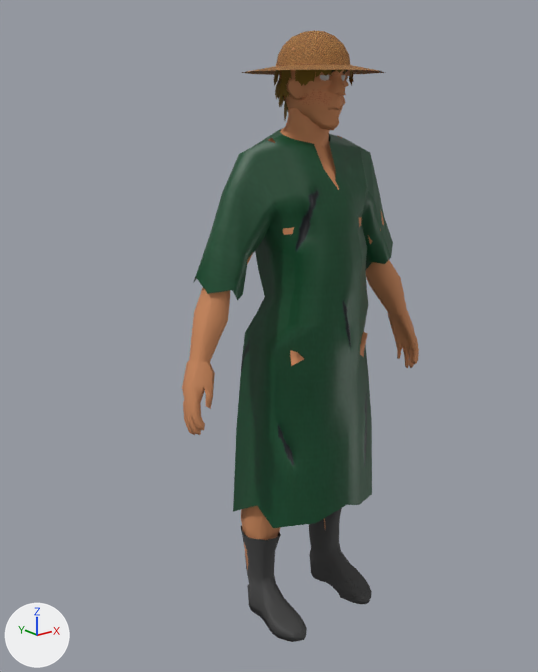
The FBX model Assets/Models/Male_Villager_2/Male_Villager_2.fbx as it was, and as the next commit left it.
Camera for both pictures: a 50 mm lens placed at (-1.652, -1.844, 1.842), pointed at (-0.1, 0.096, 1.066). Lighting does not change. The marker at lower left points along +X, +Y and +Z. Where no turn or scale is listed for an object, it has been applied to the vertices. Vertices at the same position are counted once.

Script lines for the objects in view, before the commit:
```python
ob_male_villager2_head = bpy.data.objects.new('Male_Villager2_Head', me_mesh_007)
ob_male_villager2_head.location = (0.0, -0.014, 1.899)
ob_male_villager2_left_arm_part_1 = bpy.data.objects.new('Male_Villager2_Left_Arm_Part_1', me_mesh_013)
ob_male_villager2_left_arm_part_1.location = (-0.202, 0.013, 1.603)
ob_male_villager2_left_arm_part_2 = bpy.data.objects.new('Male_Villager2_Left_Arm_Part_2', me_mesh_014)
ob_male_villager2_left_arm_part_2.location = (-0.326, 0.047, 1.304)
ob_male_villager2_right_arm_part_1 = bpy.data.objects.new('Male_Villager2_Right_Arm_Part_1', me_mesh_011)
ob_male_villager2_right_arm_part_1.location = (0.202, 0.013, 1.603)
ob_male_villager2_right_arm_part_2 = bpy.data.objects.new('Male_Villager2_Right_Arm_Part_2', me_mesh_012)
ob_male_villager2_right_arm_part_2.location = (0.326, 0.047, 1.304)
ob_male_villager2_robe = bpy.data.objects.new('Male_Villager2_Robe', me_mesh_015)
ob_male_villager2_robe.location = (-0.001, 0.017, 1.398)
# also in view: 'Villager_2_Left_Boot' at (-0.162, -0.02, 0.166); 'Villager2_Left_Leg_Part_2' at (-0.156, 0.064, 0.337); 'Male_Villager2_Hair' at (0.003, -0.002, 1.878); 'Male_Villager2_Hat' at (0.0, 0.0, 1.993); 'Villager_2_Right_Boot' at (0.162, -0.02, 0.166)
```
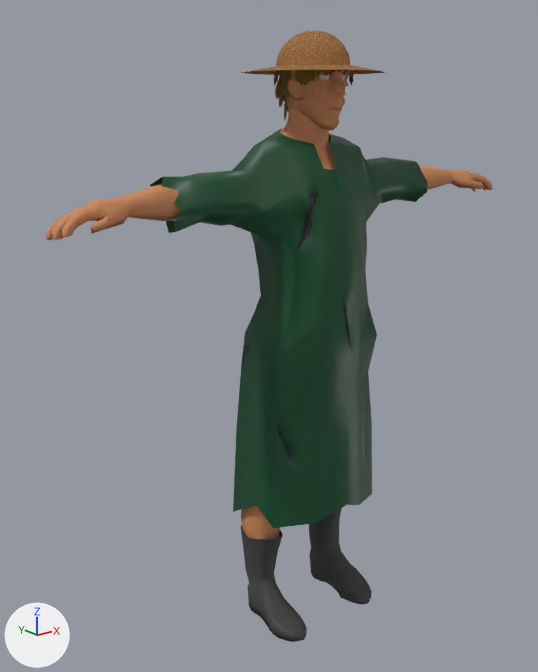
The newer file is also rescaled (x0.955) as a whole; pictures and numbers use the older file's frame.

Location of each change, [x1, y1, x2, y2] in pixels of the pictures (538 x 672 px; the box of a moved part takes in the faces that stretch with it):
'Male_Villager2_Robe', reshaped (39% wider)
    before: [193, 128, 393, 528]
    after: [150, 128, 428, 528]
'Male_Villager2_Left_Arm_Part_2', mesh turned
    before: [182, 288, 230, 435]
    after: [46, 185, 181, 240]
'Male_Villager2_Right_Arm_Part_2', mesh turned
    before: [366, 260, 419, 368]
    after: [419, 165, 493, 192]
'Male_Villager2_Right_Arm_Part_1', mesh turned (not visible afterwards)
    before: [337, 135, 384, 244]
'Male_Villager2_Left_Arm_Part_1', mesh turned (not visible afterwards)
    before: [247, 138, 275, 264]
part 2 of me_mesh_015, moved or reshaped
    before: [193, 134, 393, 389]
    after: [150, 134, 428, 389]

What changed in the scene script:
```text
Change me_mesh_011:
    where me_mesh_011.from_pydata(...)  # 50 vertices, 48 faces; spans x -0.061..0.199, y -0.053..0.092, z -0.328..0.135
    used by ob_male_villager2_right_arm_part_1; location = (0.202, 0.013, 1.603)
    me_mesh_011 part 4: the whole mesh is turned -65 degrees about the y axis through its middle, then moved by (-0.044, 0.0, 0.079)
Change me_mesh_014:
    where me_mesh_014.from_pydata(...)  # 198 vertices, 196 faces; spans x -0.197..0.03, y -0.13..0.051, z -0.456..0.039
    used by ob_male_villager2_left_arm_part_2; location = (-0.326, 0.047, 1.304)
    me_mesh_014 part 1: the whole mesh is turned 65 degrees about the y axis through its middle, then moved by (-0.247, 0.0, 0.442)
Change me_mesh_012:
    where me_mesh_012.from_pydata(...)  # 198 vertices, 196 faces; spans x -0.03..0.197, y -0.13..0.051, z -0.456..0.039
    used by ob_male_villager2_right_arm_part_2; location = (0.326, 0.047, 1.304)
    me_mesh_012 part 5: the whole mesh is turned -65 degrees about the y axis through its middle, then moved by (0.247, 0.0, 0.442)
Change me_mesh_015:
    used by ob_male_villager2_robe; location = (-0.001, 0.017, 1.398)
    remove me_mesh_015.from_pydata(...)  # 231 vertices, 210 faces; spans x -0.427..0.421, y -0.219..0.189, z -0.996..0.375
    add me_mesh_015.from_pydata(...)  # 231 vertices, 210 faces; spans x -0.567..0.554, y -0.219..0.189, z -0.996..0.375
    me_mesh_015 part 2: 103 of 231 vertices moved; they spanned x -0.427..0.421, y -0.127..0.112, z -0.328..0.313 and now span x -0.567..0.554, y -0.155..0.119, z -0.328..0.318; mean shift (0.0, 0.002, 0.092); largest move (-0.414, -0.017, -0.111) -> (-0.567, -0.026, 0.21)
Change me_mesh_013:
    where me_mesh_013.from_pydata(...)  # 50 vertices, 48 faces; spans x -0.199..0.061, y -0.053..0.092, z -0.328..0.135
    used by ob_male_villager2_left_arm_part_1; location = (-0.202, 0.013, 1.603)
    me_mesh_013 part 3: the whole mesh is turned 65 degrees about the y axis through its middle, then moved by (0.044, 0.0, 0.079)
```
